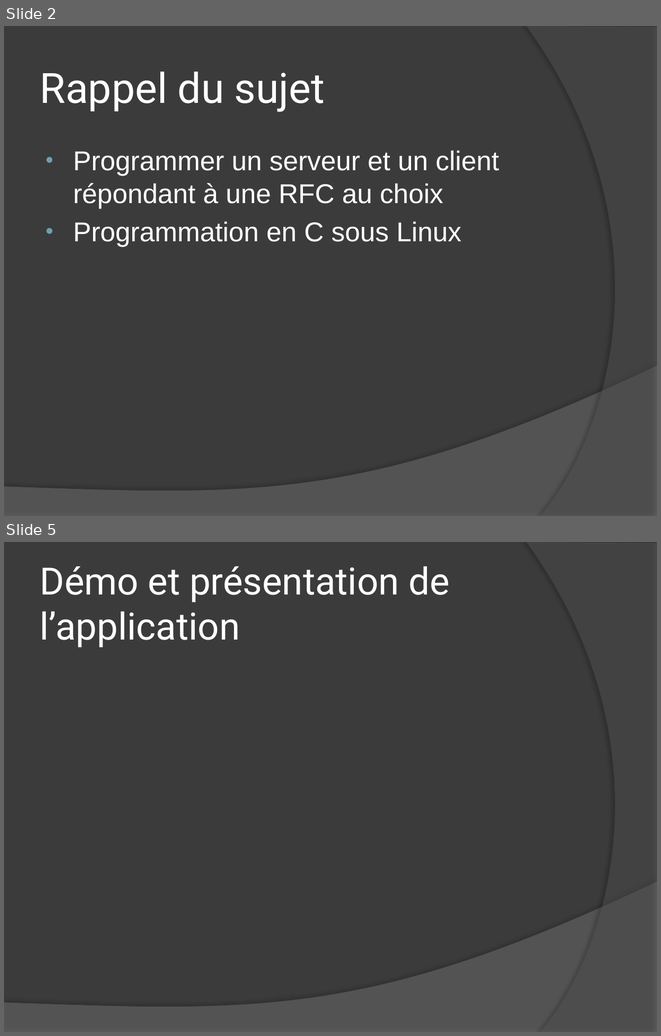
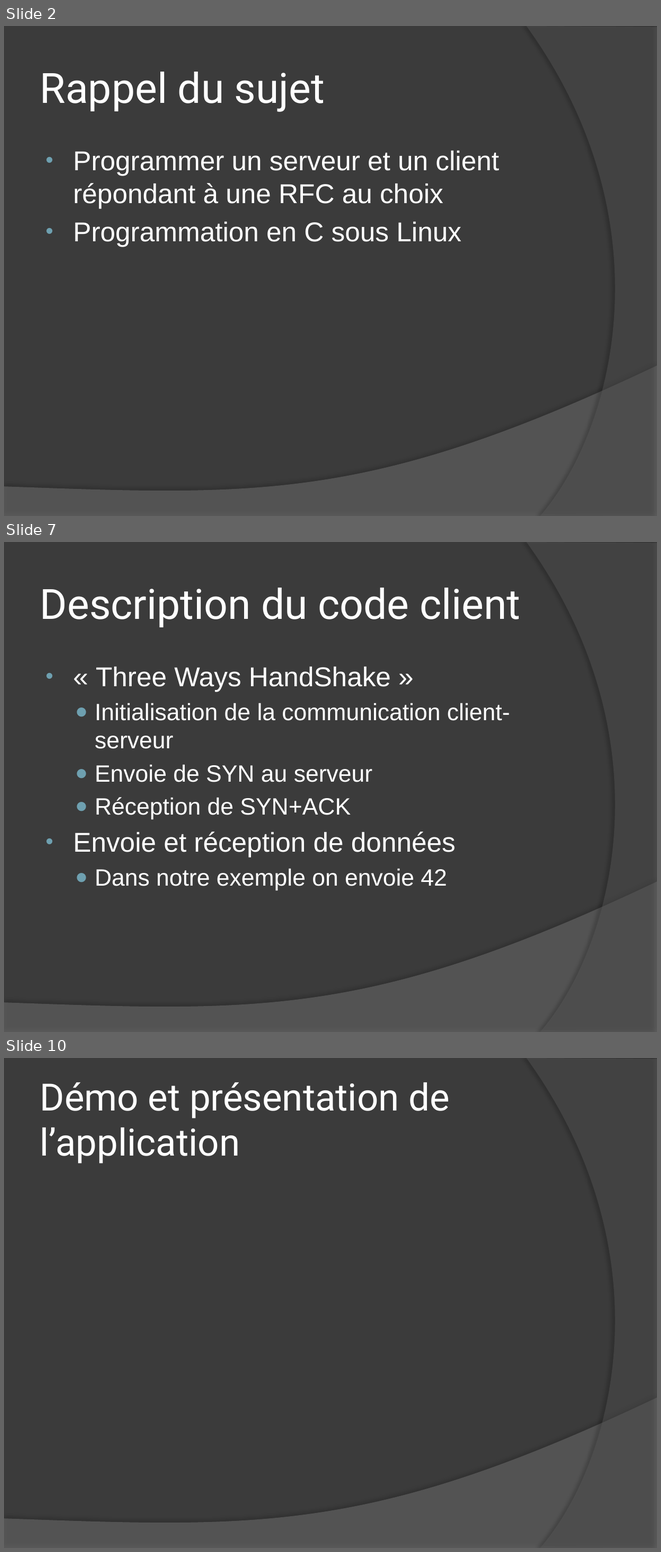
Before and after one commit to antoineludwig/Projet-Reseau, a slide deck: document/PresentationReseau.pptx. Shown one above the other, each under a label of ours: slides 2 and 5 before the commit, slides 2, 7 and 10 after it; the slides between them are not shown. The pictures are 661x1036 and 661x1552 pixels, drawn with LibreOffice and Linux fonts; fonts in the diff are those of the drawing. Boxes give left, top, right and bottom in pixels: in the first picture for what was removed or moved away, otherwise in the second. Text is boxed around its words. In the diff, an @@ line names an element or a change of style, - is before the commit and + after.

```diff
--- a/document/PresentationReseau.pptx
+++ b/document/PresentationReseau.pptx
@@ slide 7 added at [4, 542, 657, 1032], background #3B3B3B; not listed: 2 template elements that a slide beside it also shows @@
@@ title added at [40, 588, 520, 627], 46 pt, text #FFFFFF @@
+Description du code client
@@ text added at [73, 667, 510, 890], 26 pt, text #FFFFFF @@
+• « Three Ways HandShake »
+  ● Initialisation de la communication client-serveur
+  ● Envoie de SYN au serveur
+  ● Réception de SYN+ACK
+• Envoie et réception de données
+  ● Dans notre exemple on envoie 42
@@ what was slide 5 is now slide 10 @@
```
Also in this commit, not shown: 2 slides changed, 4 other slides added.
